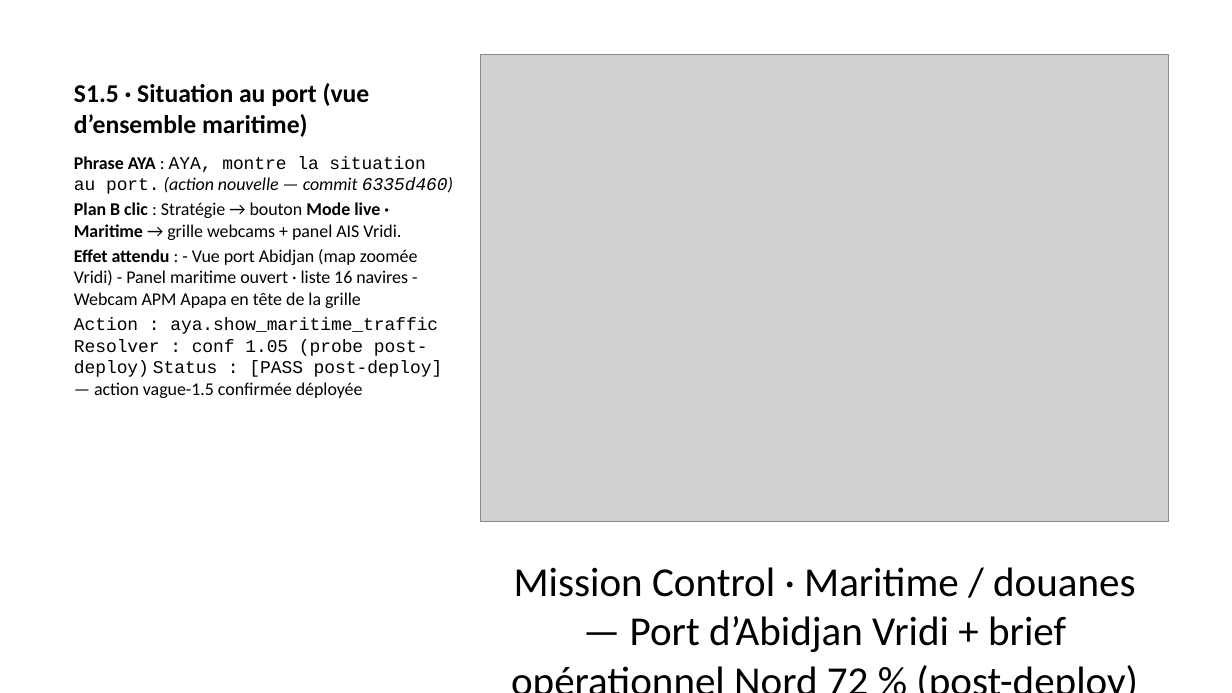
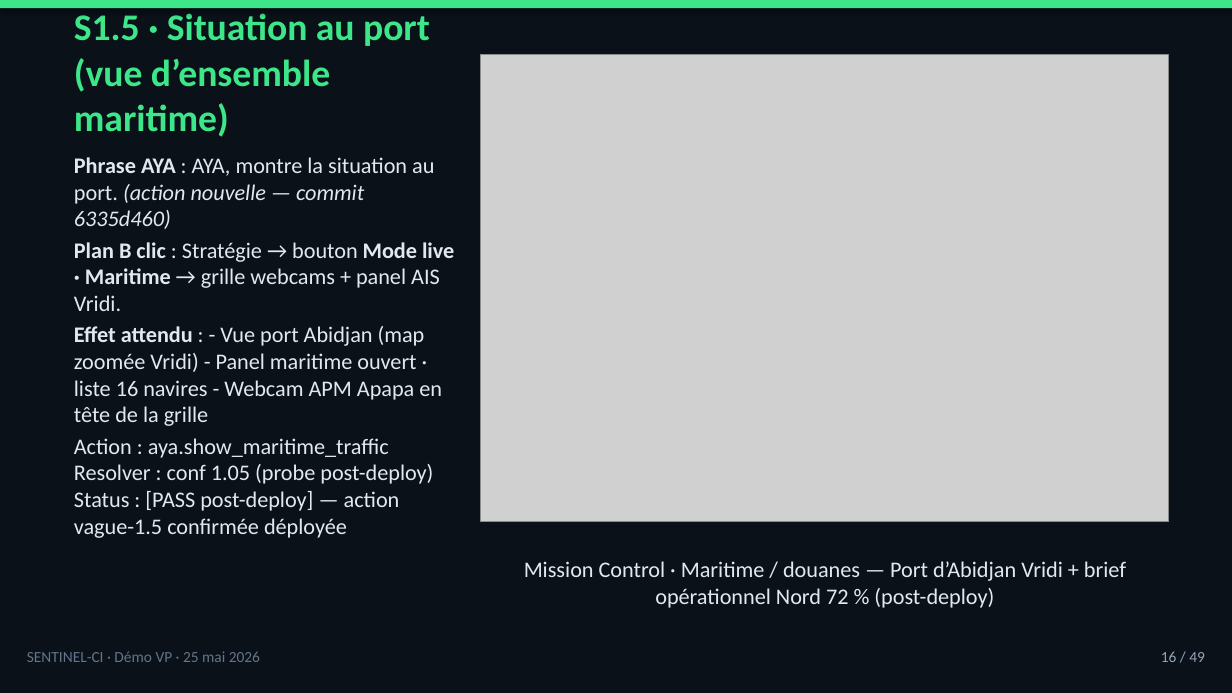
Before and after one commit to tishacian/hyusai, a slide deck: slide 16 of docs/sentinel-ci-demo-deck-2026-05-25.pptx. Drawn at 1232x693 pixels with LibreOffice and Linux fonts; fonts in the diff are those of the drawing; grey boxes stand for pictures. Boxes give left, top, right and bottom in pixels: in the first picture for what was removed or moved away, otherwise in the second. Text is boxed around its words. In the diff, an @@ line names an element or a change of style, - is before the commit and + after.

```diff
--- a/docs/sentinel-ci-demo-deck-2026-05-25.pptx
+++ b/docs/sentinel-ci-demo-deck-2026-05-25.pptx
@@ background #FFFFFF to #0A1118 @@
@@ rectangle added at <box>0,0,1232,9</box>, fill #3EE68A @@
@@ title "S1.5 · Situation au port ..." at <box>74,13,430,137</box>: size 15 to 22 pt, text colour #000000 to #3EE68A @@
@@ text "Phrase AYA : AYA, montre ..." at <box>74,157,454,538</box>: size 10.5 to 13 pt, text colour #000000 to #E2E8F0; font Courier New to Calibri in "AYA, montre la situation au port. 6335d460)", "Action : aya.show_maritime_traffic Resolver : conf 1.05 ..." @@
@@ text "Mission Control · Maritime / ..." at <box>524,561,1126,608</box>: size 24 to 13 pt, text colour #000000 to #E2E8F0; less space between paragraphs @@
@@ text added at <box>27,651,260,662</box>, 9 pt, text #64748B @@
+SENTINEL-CI · Démo VP · 25 mai 2026
@@ text added at <box>1161,651,1205,662</box>, 9 pt, text #94A3B8 @@
+16 / 49
```
Also in this commit, not shown: 47 other slides changed, 1 slide added, 1 slide removed, 20 other files.
